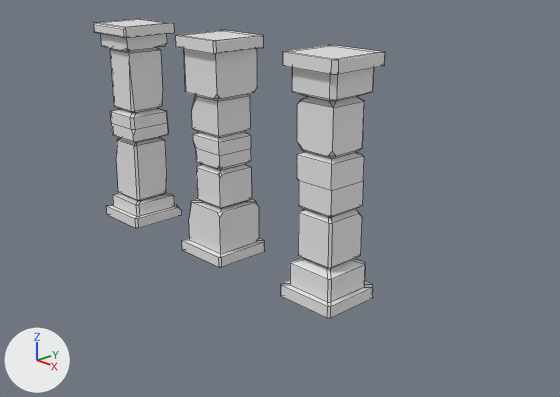
A saved change to the Blender file Section2/ModularDungeonKit.blend.
Camera for both pictures: a 50 mm lens placed at (7.94, -6.42, 4.27), pointed at (0.72, 0.4, 0.86). Every picture has the same lights, and +X, +Y and +Z are marked at lower left. Mesh edges are drawn as thin lines.

In view in the first picture: 'Pillar.001', 'Pillar.002', 'Pillar.003'.
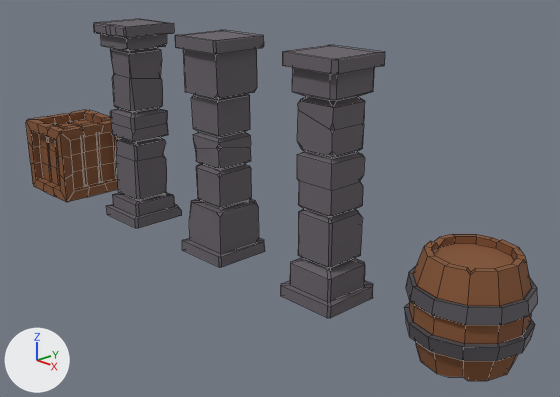
Commit message: Complete course 27-28

Pixel boxes [x1, y1, x2, y2] of what changed, in the pictures (560 x 397 px; the box of a moved part takes in the faces that stretch with it):
'Barrel', shown: after [404, 234, 538, 381]
'Crate', shown (brown): after [26, 110, 120, 202]
part 1 of me_cylinder, recoloured (brown): after [409, 234, 532, 381]
part 2 of me_cylinder, recoloured: after [404, 265, 538, 361]
part 3 of me_cube_002, moved or reshaped: before [175, 36, 265, 254]; after [175, 36, 264, 254]
part 4 of me_cube_002, recoloured: [175, 30, 265, 267] in both
part 5 of me_cube_003, built on: [281, 68, 374, 318] in both
part 6 of me_cube_003, recoloured: [281, 45, 385, 318] in both
part 7 of me_cube_004, built on: [93, 20, 168, 200] in both
part 8 of me_cube_004, recoloured: [97, 19, 182, 228] in both

The change, as a diff of the scene's bpy script:
```diff
--- a/Section2/ModularDungeonKit.blend.py
+++ b/Section2/ModularDungeonKit.blend.py
@@ mat_pillar @@
+mat_pillar = principled_material('Pillar')
+mat_pillar.base_color = (0.136, 0.121, 0.14)  # dark grey #676269
+mat_pillar.roughness = 0.864
@@ mat_metal @@
+mat_metal = principled_material('Metal')
+mat_metal.base_color = (0.206, 0.195, 0.217)  # grey #7d7a80
+mat_metal.metallic = 1.0
+mat_metal.roughness = 0.7
@@ me_cylinder @@
 me_cylinder.from_pydata(...)  # 204 vertices, 176 faces; spans x -0.669..0.665, y -0.674..0.665, z -0.6..0.601
+# me_cylinder part 1: 104 of the faces centred in x -0.574..0.574, y -0.574..0.574, z -0.6..0.6 switch from no material to mat_wood (brown #855433)
+# me_cylinder part 2: 72 of the faces centred in x -0.61..0.61, y -0.613..0.609, z -0.285..0.287 switch from no material to mat_metal (grey #7d7a80)
@@ me_cube_001 @@
 me_cube_001.from_pydata(...)  # 396 vertices, 350 faces; spans x -0.603..0.6, y -0.6..0.6, z -0.601..0.604
+me_cube_001.materials.append(mat_wood)  # brown #855433
@@ me_cube_002 @@
-me_cube_002.from_pydata(...)  # 154 vertices, 131 faces; spans x -0.42..0.42, y -0.42..0.42, z -1.5..1.5
+me_cube_002.from_pydata(...)  # 165 vertices, 139 faces; spans x -0.43..0.43, y -0.42..0.43, z -1.5..1.5
+# me_cube_002 part 3
+# 8 vertices are removed from x -0.28..0.28, y -0.28..0.28, z -0.27..0.22
+# 24 faces are deleted
+# 5 vertices in x -0.28..0.34, y -0.28..0.34, z -1.35..0.77 move by (0.01, 0.0, 0.0)
+# 4 vertices in x -0.31..0.34, y -0.34..0.22, z -0.77..1.35 move by (0.0, -0.01, 0.0)
+# 4 vertices in x -0.34..0.28, y -0.28..0.34, z -0.85..0.77 move by (0.0, 0.01, 0.0)
+# 3 vertices in x -0.39..0.22, y -0.42..0.22, z 0.0..1.35 move by (0.0, 0.0, -0.01)
+# 13 vertices move from x -0.28..0.42, y -0.41..0.28, z -0.77..1.35 to x -0.28..0.43, y -0.41..0.28, z -0.77..1.35
+# 19 vertices are added at x -0.28..0.28, y -0.28..0.28, z -0.29..0.22
+# 32 new faces join them
+# me_cube_002 part 4: 107 faces spanning x -0.43..0.43, y -0.42..0.43, z -1.5..1.5 switch from no material to mat_pillar (dark grey #676269)
@@ me_cube_003 @@
-me_cube_003.from_pydata(...)  # 163 vertices, 156 faces; spans x -0.42..0.42, y -0.42..0.42, z -1.5..1.5
+me_cube_003.from_pydata(...)  # 200 vertices, 181 faces; spans x -0.43..0.42, y -0.43..0.43, z -1.5..1.5
+# me_cube_003 part 5
+# 4 vertices are removed from x -0.28..0.28, y 0.28, z -0.45..0.95
+# 20 faces are deleted
+# 4 vertices in x -0.42..0.34, y -0.37..0.22, z -1.35..1.35 move by (0.0, 0.0, 0.01)
+# 4 vertices in x -0.34..0.42, y -0.31..0.37, z -1.35..1.0 move by (0.0, -0.01, 0.01)
+# 4 vertices in x -0.34..0.42, y -0.4..0.31, z -1.35..1.35 move by (0.0, 0.01, 0.0)
+# 18 vertices move from x -0.39..0.28, y -0.34..0.42, z -1.35..1.35 to x -0.38..0.28, y -0.34..0.42, z -1.36..1.35
+# 41 vertices are added at x -0.28..0.29, y -0.28..0.28, z -0.82..0.95
+# 45 new faces join them
+# me_cube_003 part 6: 136 faces spanning x -0.43..0.42, y -0.43..0.43, z -1.5..1.5 switch from no material to mat_pillar (dark grey #676269)
@@ me_cube_004 @@
-me_cube_004.from_pydata(...)  # 154 vertices, 142 faces; spans x -0.42..0.42, y -0.42..0.42, z -1.5..1.5
+me_cube_004.from_pydata(...)  # 204 vertices, 177 faces; spans x -0.43..0.43, y -0.43..0.43, z -1.5..1.5
+# me_cube_004 part 7
+# 16 vertices are removed from x -0.34..0.32, y -0.34..0.34, z -1.11..1.35
+# 48 faces are deleted
+# 3 vertices in x 0.32..0.34, y 0.09..0.34, z -1.35..1.16 move by (0.01, 0.0, 0.0)
+# 18 vertices move from x -0.42..0.42, y -0.42..0.32, z -1.35..1.35 to x -0.43..0.42, y -0.43..0.33, z -1.36..1.35
+# 66 vertices are added at x -0.35..0.32, y -0.42..0.34, z -1.12..1.5
+# 83 new faces join them
+# me_cube_004 part 8: 94 faces spanning x -0.43..0.43, y -0.43..0.43, z -1.5..1.5 switch from no material to mat_pillar (dark grey #676269)
@@ ob_barrel @@
 ob_barrel = bpy.data.objects.new('Barrel', me_cylinder)
-ob_barrel.location = (0.0, 0.0, 0.61)
-ob_barrel.hide_set(True)
+ob_barrel.location = (4.0, 0.0, 0.61)
@@ ob_crate @@
 ob_crate = bpy.data.objects.new('Crate', me_cube_001)
-ob_crate.location = (0.0, 0.0, 0.6)
-ob_crate.hide_set(True)
+ob_crate.location = (-4.0, 0.0, 0.6)
```
